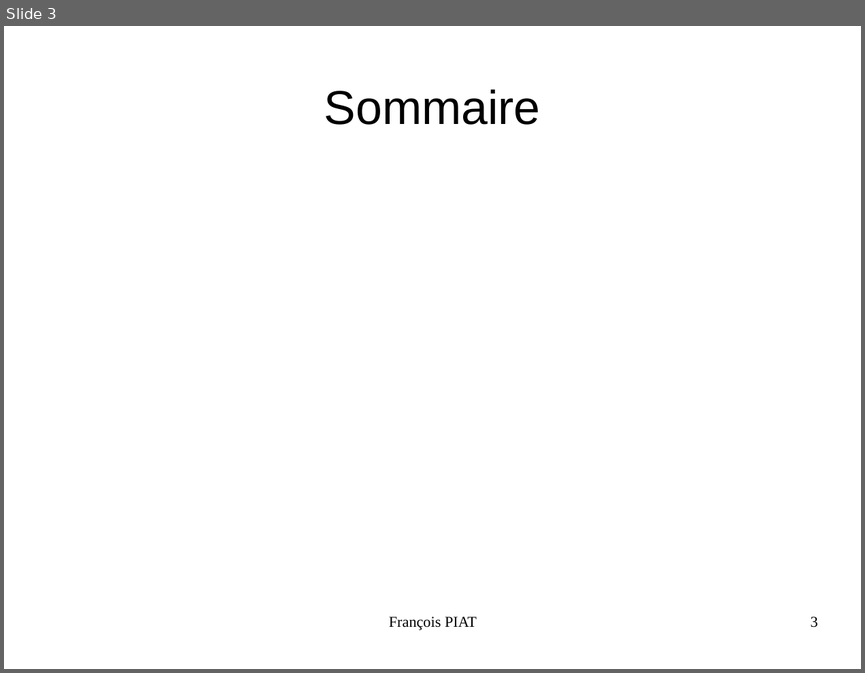
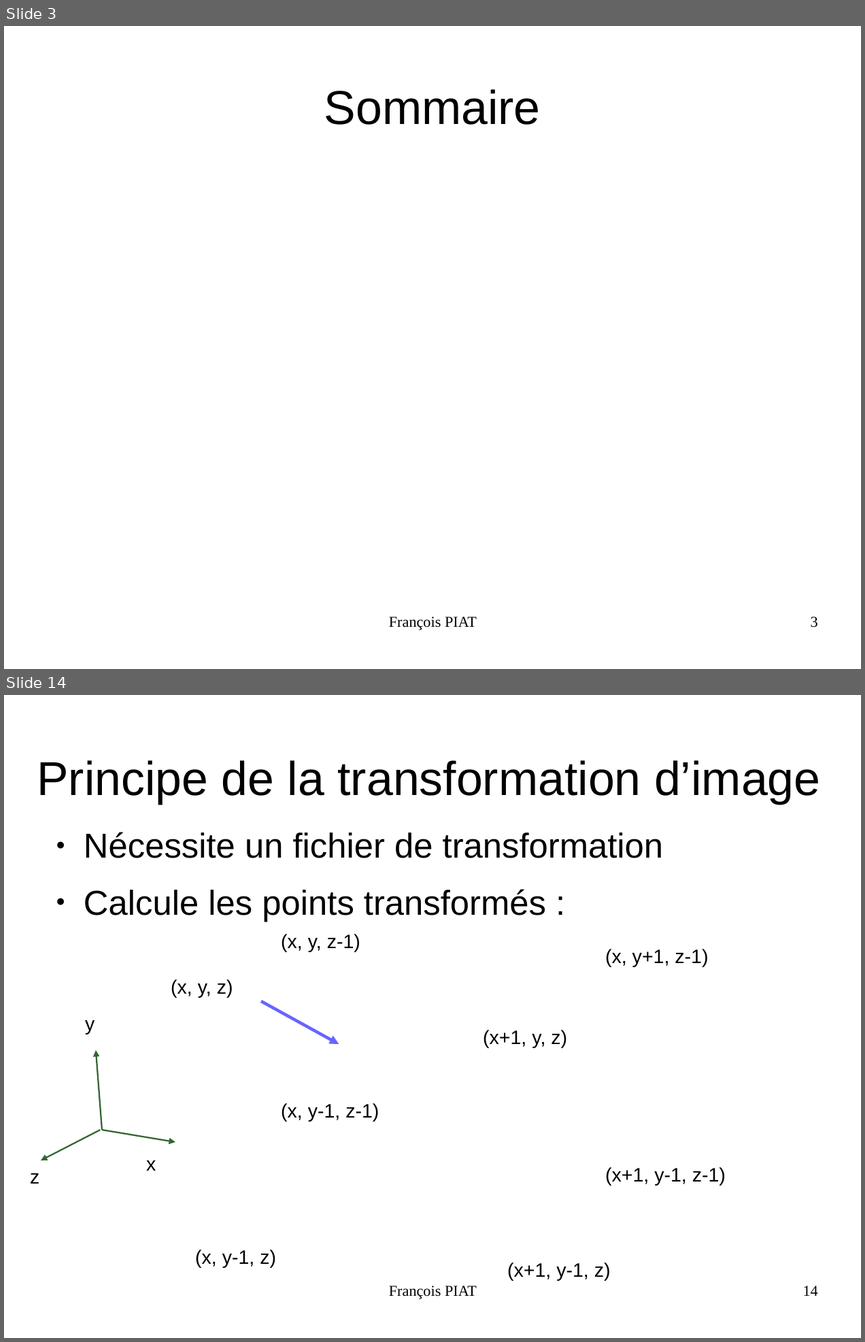
Before and after one commit to piatf/Report-2016-interniship-BioMedIA, a slide deck: presentation.odp. Shown one above the other, each under a label of ours: slide 3 before the commit, slides 3 and 14 after it; the slides between them are not shown. The pictures are 865x673 and 865x1342 pixels, drawn with LibreOffice and Linux fonts; fonts in the diff are those of the drawing. Boxes give left, top, right and bottom in pixels: in the first picture for what was removed or moved away, otherwise in the second. Text is boxed around its words. In the diff, an @@ line names an element or a change of style, - is before the commit and + after.

Commit message:
Adds some slides for gaussian blurring and transform-image

```diff
--- a/presentation.odp
+++ b/presentation.odp
@@ slide 14 added at box(4, 695, 861, 1338), background #FFFFFF @@
@@ title added at box(37, 760, 820, 804), 44 pt, text #000000 @@
+Principe de la transformation d’image
@@ text added at box(84, 832, 664, 921), 32 pt, text #000000 @@
+● Nécessite un fichier de transformation
+● Calcule les points transformés :
@@ text added at box(281, 934, 360, 952), 18 pt, text #000000 @@
+(x, y, z-1)
@@ text added at box(605, 949, 708, 967), 18 pt, text #000000 @@
+(x, y+1, z-1)
@@ text added at box(171, 979, 233, 998), 18 pt, text #000000 @@
+(x, y, z)
@@ text added at box(85, 1020, 94, 1034), 18 pt, text #000000 @@
+y
@@ arrow added from (261, 1001) to (339, 1044), #6666FF 2.83 pt @@
@@ text added at box(483, 1030, 567, 1048), 18 pt, text #000000 @@
+(x+1, y, z)
@@ arrow added from (102, 1130) to (96, 1051), #336633 1.42 pt @@
@@ text added at box(281, 1103, 379, 1121), 18 pt, text #000000 @@
+(x, y-1, z-1)
@@ arrow added from (101, 1130) to (41, 1160), #336633 1.42 pt @@
@@ arrow added from (102, 1130) to (175, 1142), #336633 1.42 pt @@
@@ text added at box(146, 1160, 156, 1170), 18 pt, text #000000 @@
+x
@@ text added at box(30, 1173, 39, 1183), 18 pt, text #000000 @@
+z
@@ text added at box(605, 1167, 725, 1185), 18 pt, text #000000 @@
+(x+1, y-1, z-1)
@@ text added at box(195, 1249, 276, 1267), 18 pt, text #000000 @@
+(x, y-1, z)
@@ text added at box(507, 1262, 611, 1280), 18 pt, text #000000 @@
+(x+1, y-1, z)
@@ text added at box(389, 1285, 477, 1299), 14 pt, text #000000 @@
+François PIAT
@@ page number added at box(803, 1285, 818, 1295), 14 pt, text #000000 @@
+14
```
Also in this commit, not shown: 4 slides changed, 12 other slides added.
